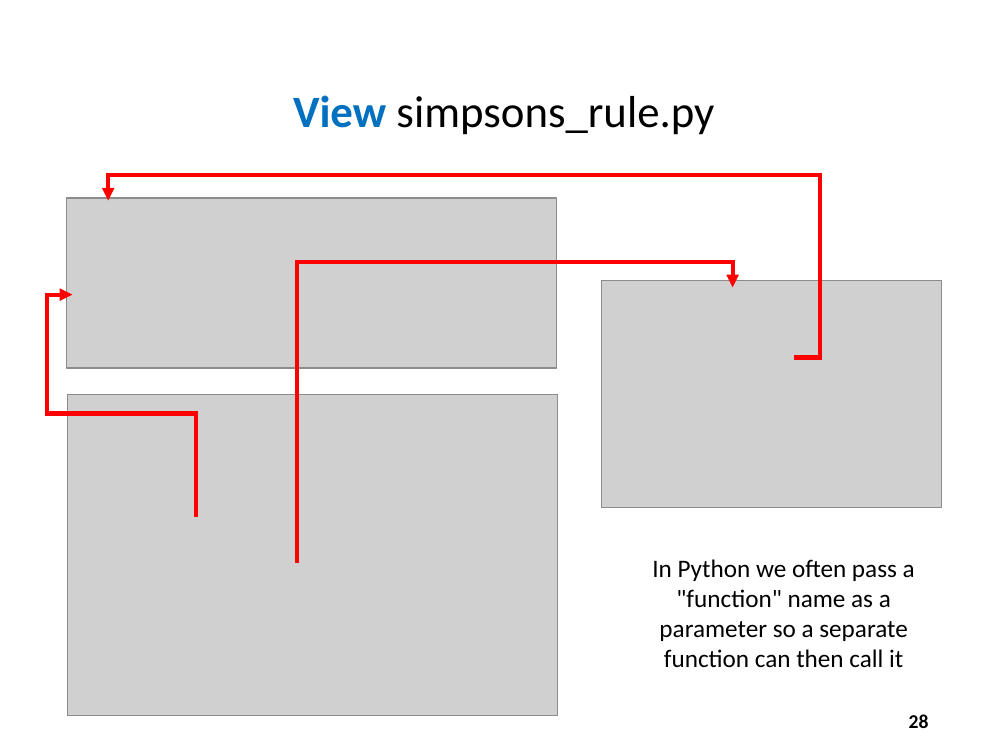
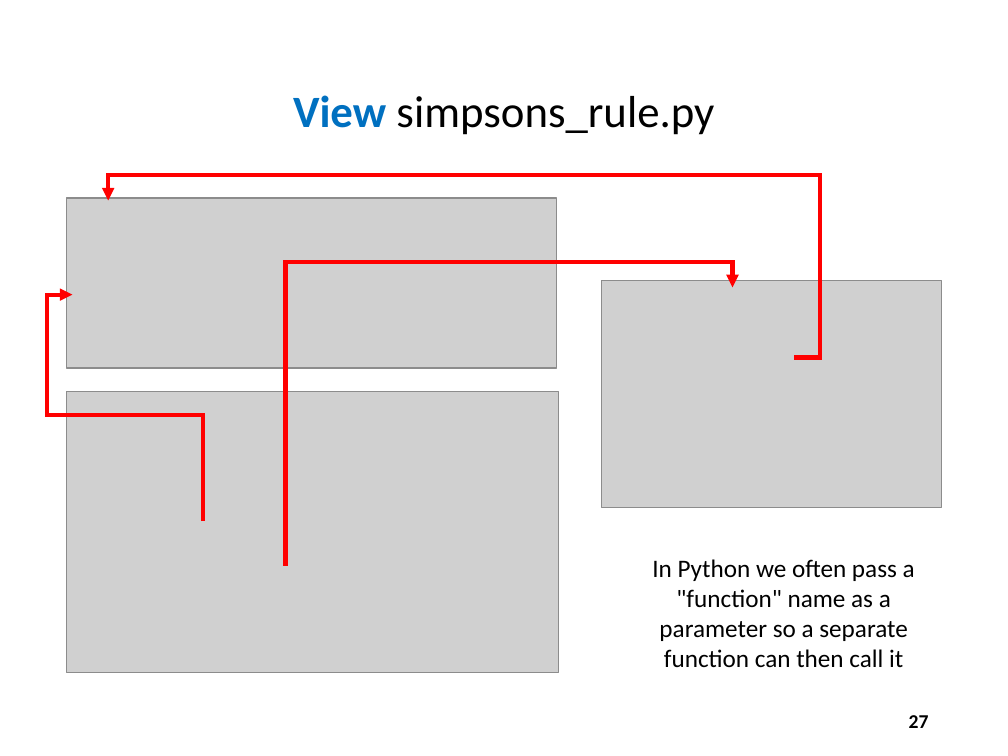
Before and after one commit to noahchampagne/QIS101, a slide deck: slide 27 of slides/Session 10 - Numerical Analysis/Session 10 - Numerical Analysis.pptx (slide 28 before the commit). Drawn at 1008x756 pixels with LibreOffice and Linux fonts; fonts in the diff are those of the drawing; grey boxes stand for pictures. Boxes give left, top, right and bottom in pixels: in the first picture for what was removed or moved away, otherwise in the second. Text is boxed around its words. In the diff, an @@ line names an element or a change of style, - is before the commit and + after.

```diff
--- a/slides/Session 10 - Numerical Analysis/Session 10 - Numerical Analysis.pptx
+++ b/slides/Session 10 - Numerical Analysis/Session 10 - Numerical Analysis.pptx
@@ elbow arrow moved from (297, 563) - (733, 287) to (285, 565) - (733, 287) @@
@@ elbow arrow moved from (196, 517) - (73, 294) to (203, 521) - (73, 294) @@
@@ picture: place and size @@
-picture at <box>68,394,558,716</box>
+picture at <box>67,391,559,672</box>
@@ page number at <box>909,715,929,728</box>: text changed @@
-28
+27
```
Also in this commit, not shown: 11 other slides changed, 2 slides removed.
